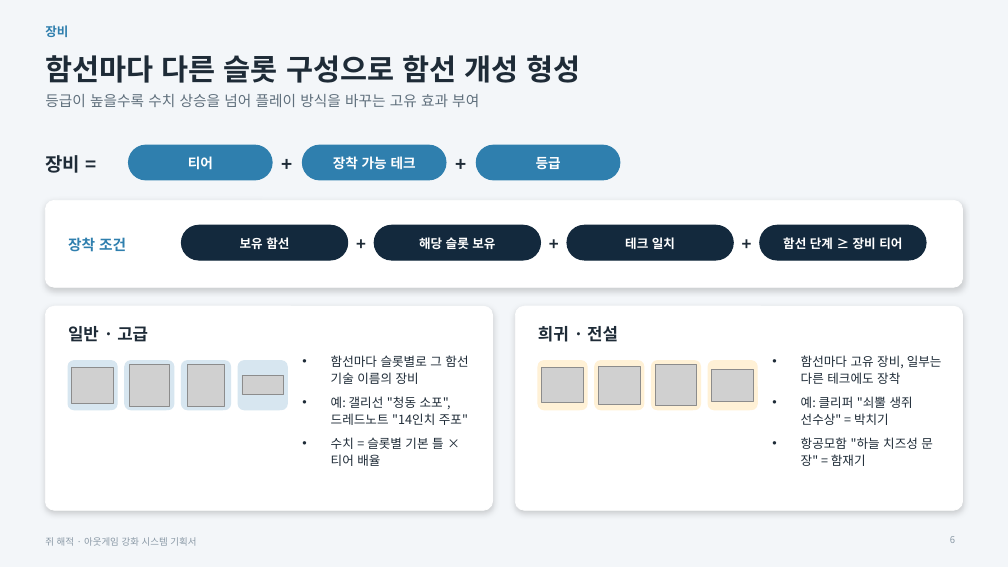
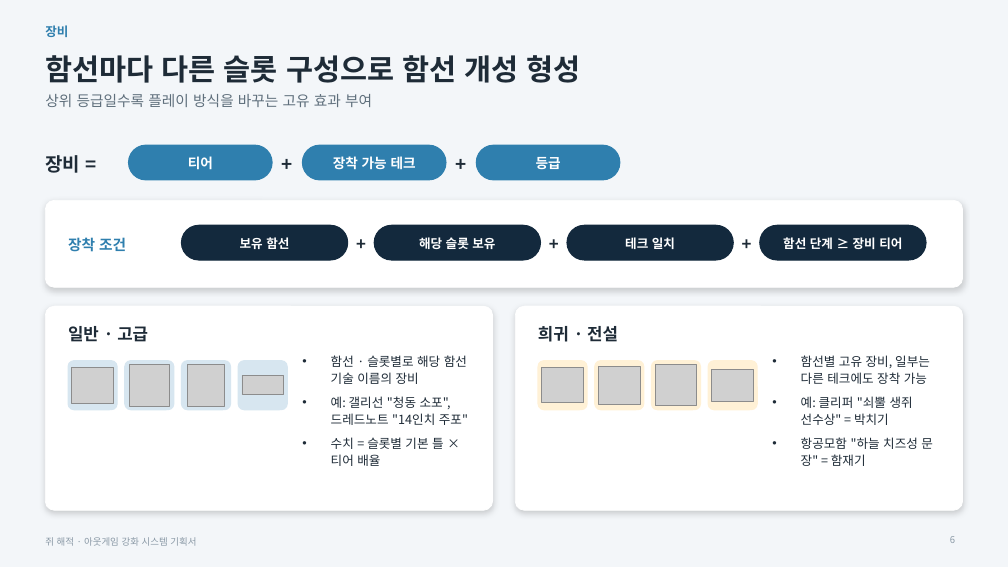
Before and after one commit to inory16351/RatPlain, a slide deck: slide 6 of Pirat_Plan/쥐해적_아웃게임강화기획서.pptx. Drawn at 1008x567 pixels with LibreOffice and Linux fonts; fonts in the diff are those of the drawing; grey boxes stand for pictures. Boxes give left, top, right and bottom in pixels: in the first picture for what was removed or moved away, otherwise in the second. Text is boxed around its words. In the diff, an @@ line names an element or a change of style, - is before the commit and + after.

```diff
--- a/Pirat_Plan/쥐해적_아웃게임강화기획서.pptx
+++ b/Pirat_Plan/쥐해적_아웃게임강화기획서.pptx
@@ text at (45, 94, 372, 107): text changed @@
-등급이 높을수록 수치 상승을 넘어 플레이 방식을 바꾸는 고유 효과 부여
+상위 등급일수록 플레이 방식을 바꾸는 고유 효과 부여
@@ text at (331, 355, 467, 384): text changed @@
-• 함선마다 슬롯별로 그 함선 기술 이름의 장비
+• 함선 · 슬롯별로 해당 함선 기술 이름의 장비
@@ text at (801, 355, 930, 384): text changed @@
-• 함선마다 고유 장비, 일부는 다른 테크에도 장착
+• 함선별 고유 장비, 일부는 다른 테크에도 장착 가능
```
Also in this commit, not shown: 9 other slides changed, 5 other files.
